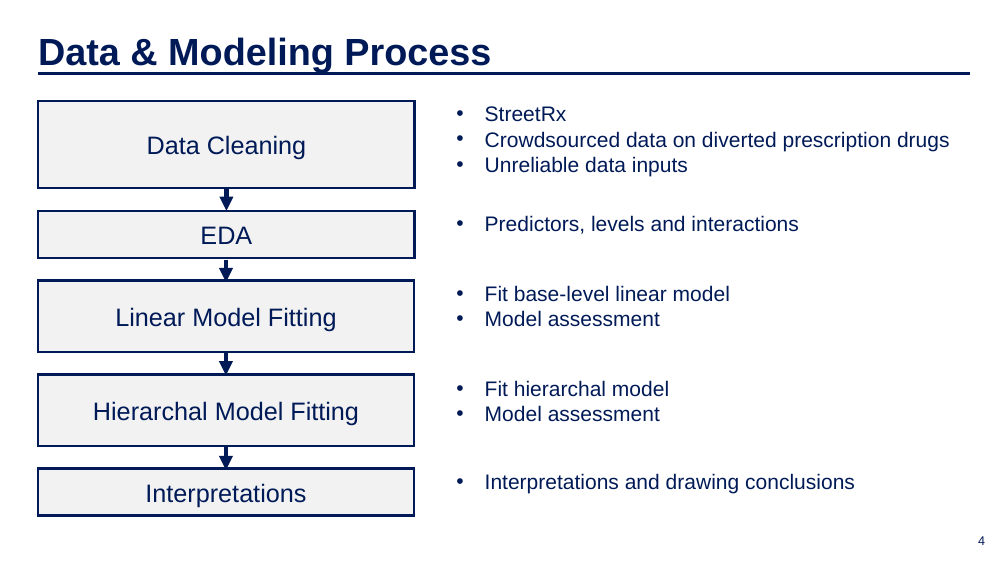
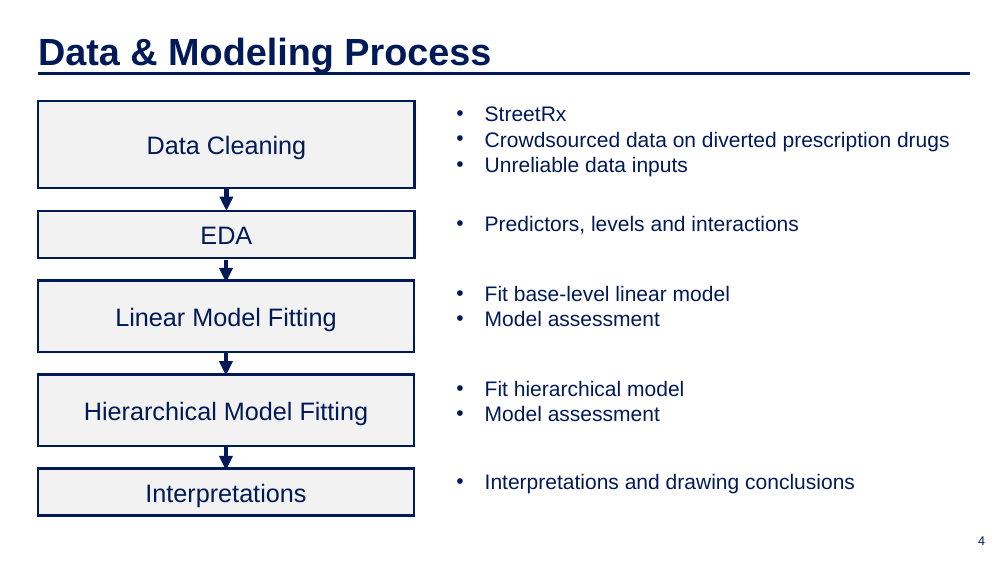
Before and after one commit to IDS-702-F21/team-project-2-streetrx-and-voting-in-nc-yellowfellows, a slide deck: slide 4 of Presentation/slide_deck.pptx. Drawn at 1008x567 pixels with LibreOffice and Linux fonts; fonts in the diff are those of the drawing; background and template pictures are left out. Boxes give left, top, right and bottom in pixels: in the first picture for what was removed or moved away, otherwise in the second. Text is boxed around its words. In the diff, an @@ line names an element or a change of style, - is before the commit and + after.

Commit message:
ppt update again

```diff
--- a/Presentation/slide_deck.pptx
+++ b/Presentation/slide_deck.pptx
@@ text at (x1=485, y1=380, x2=684, y2=397): text changed @@
-• Fit hierarchal model
+• Fit hierarchical model
@@ text in rectangle at (x1=84, y1=401, x2=369, y2=425): text changed @@
-Hierarchal Model Fitting
+Hierarchical Model Fitting
```
